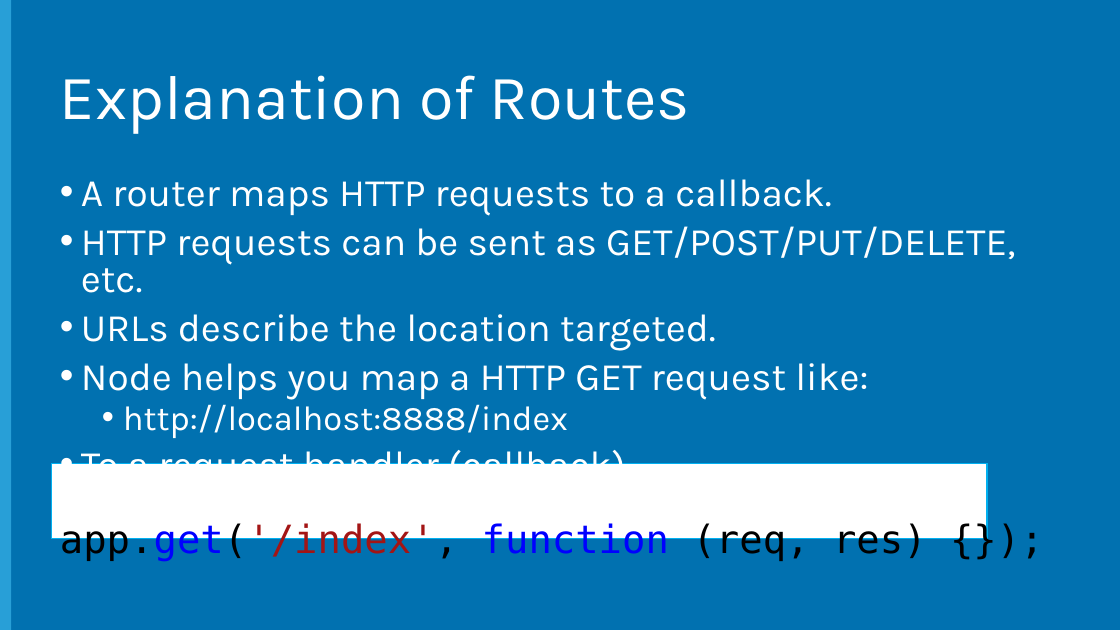
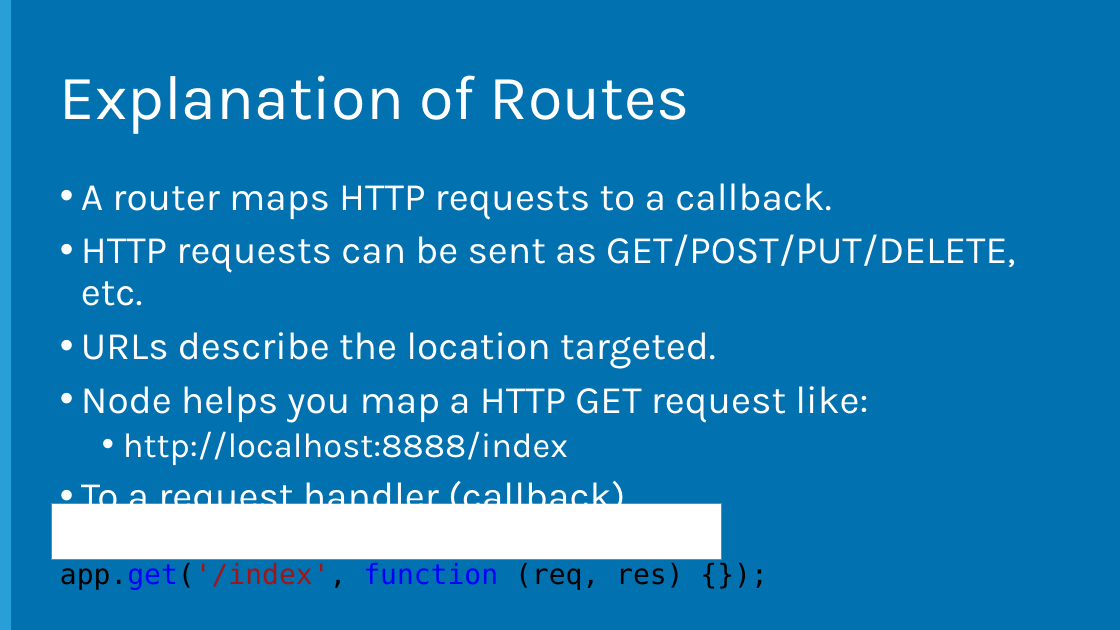
Before and after one commit to Microsoft-Web/NodeCamp, a slide deck: slide 9 of Presentation/IntroToExpress/IntroToExpress.pptx. Drawn at 1120x630 pixels with LibreOffice and Linux fonts; fonts in the diff are those of the drawing; background and template pictures are left out. Boxes give left, top, right and bottom in pixels: in the first picture for what was removed or moved away, otherwise in the second. Text is boxed around its words. In the diff, an @@ line names an element or a change of style, - is before the commit and + after.

```diff
--- a/Presentation/IntroToExpress/IntroToExpress.pptx
+++ b/Presentation/IntroToExpress/IntroToExpress.pptx
@@ text "A router maps HTTP requests ..." at (60, 183, 1015, 590): size 33.3 to 24.1 pt in "app.get('/index', function (req, res) {});"; line spacing 0.8 to 0.9 @@
@@ rectangle: place and size @@
-rectangle at (51, 464, 987, 539)
+rectangle at (51, 503, 722, 560)
```
Also in this commit, not shown: 1 other slide changed, 7 slides removed.
